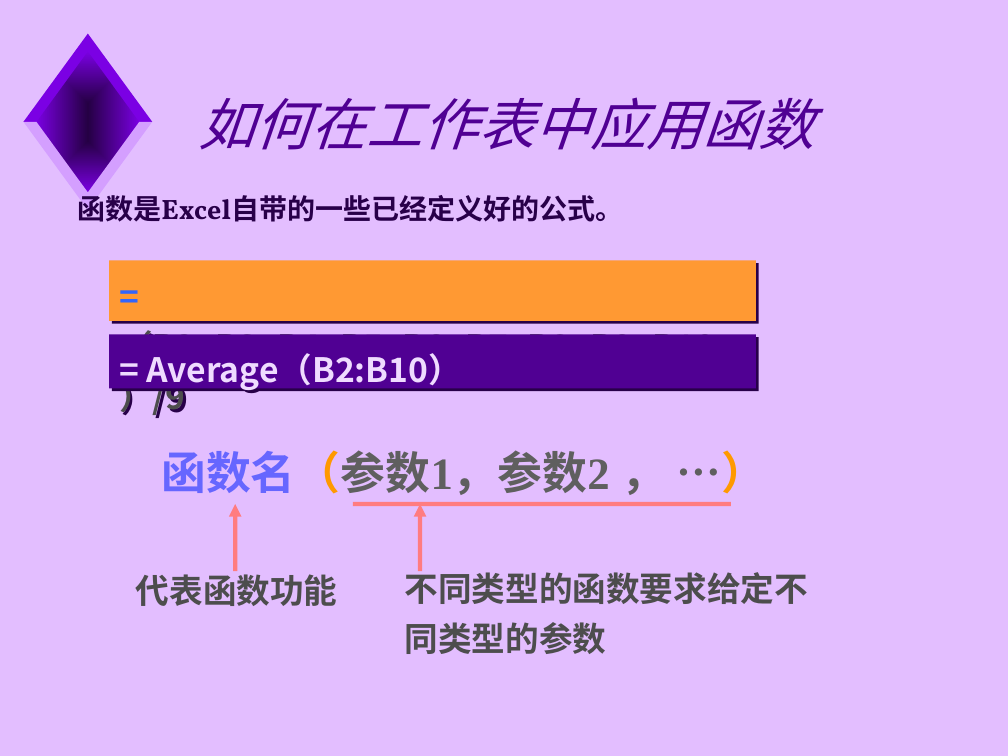
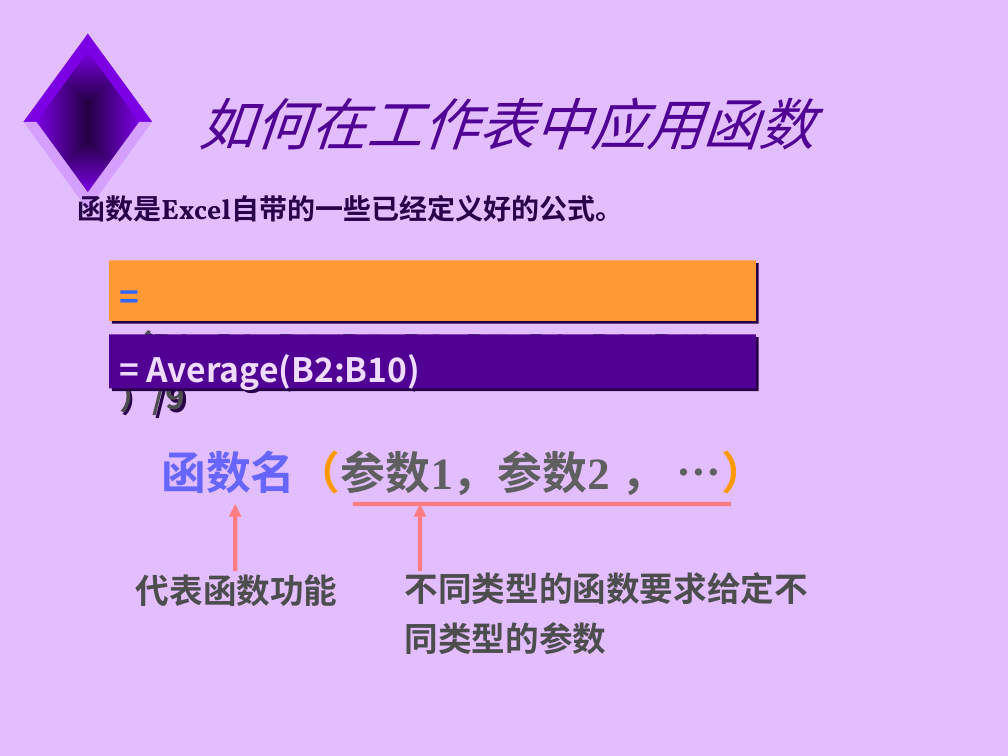
Before and after one commit to jtrfid/C-Repositories, a slide deck: slide 27 of 2016/计算机导论/pptx/4. office.pptx. Drawn at 1008x756 pixels with LibreOffice and Linux fonts; fonts in the diff are those of the drawing; background and template pictures are left out. Boxes give left, top, right and bottom in pixels: in the first picture for what was removed or moved away, otherwise in the second. Text is boxed around its words. In the diff, an @@ line names an element or a change of style, - is before the commit and + after.

```diff
--- a/2016/计算机导论/pptx/4. office.pptx
+++ b/2016/计算机导论/pptx/4. office.pptx
@@ text in rectangle at box(147, 354, 421, 392): text changed @@
-= Average（B2:B10）
+= Average(B2:B10)
```
Also in this commit, not shown: 5 other slides changed.
